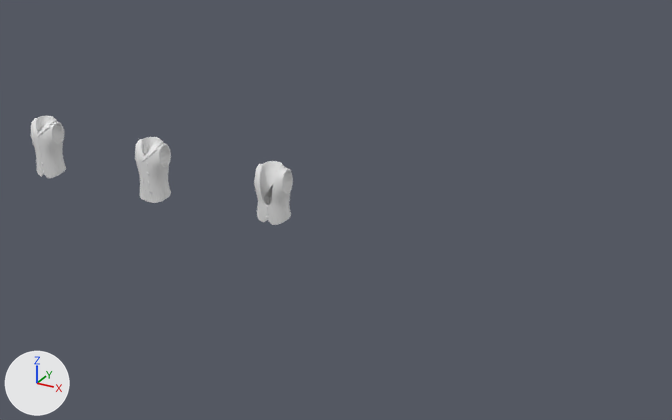
Renders of the Blender file Attires/Attires_Layerwear1/Attires_Layerwear1_ALL.blend from each side of a commit.
One viewpoint serves both versions: a 50 mm lens placed at (7.64, -7.15, 4.77), pointed at (3.61, 0.17, 1.11). Lighting does not change. The marker at lower left points along +X, +Y and +Z. The picture after the commit comes second.

Names of what the first picture shows: 'Attire_Layerwear1_VestDoublebreasted', 'Attire_Layerwear1_VestSinglebreasted', 'Attire_Layerwear1_VestTailcoat'.
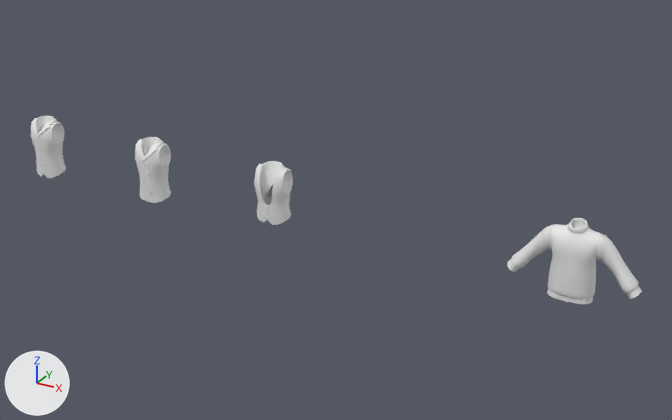
Edits to the bpy script that builds the scene:
```text
Add me_attire_layerwear1_sweaterbig_sleeves:
    me_attire_layerwear1_sweaterbig_sleeves.from_pydata(...)  # 265 vertices, 252 faces; spans x 0.191..0.577, y -0.077..0.101, z 0.984..1.492
    me_attire_layerwear1_sweaterbig_sleeves.polygons.foreach_set('use_smooth', [True] * 252)
Add me_attire_layerwear1_sweaterbig:
    me_attire_layerwear1_sweaterbig.from_pydata(...)  # 730 vertices, 742 faces; spans x -0.207..0.207, y -0.129..0.131, z 0.87..1.572
    me_attire_layerwear1_sweaterbig.polygons.foreach_set('use_smooth', [True] * 742)
Add ob_attire_layerwear1_sweaterbig_sleeves:
    ob_attire_layerwear1_sweaterbig_sleeves = bpy.data.objects.new('Attire_Layerwear1_SweaterBig_Sleeves', me_attire_layerwear1_sweaterbig_sleeves)
    ob_attire_layerwear1_sweaterbig_sleeves.location = (6.0, 0.0, 0.0)
    _m = ob_attire_layerwear1_sweaterbig_sleeves.modifiers.new('Mirror', 'MIRROR')
    _m.use_clip = True
Add ob_attire_layerwear1_sweaterbig:
    ob_attire_layerwear1_sweaterbig = bpy.data.objects.new('Attire_Layerwear1_SweaterBig', me_attire_layerwear1_sweaterbig)
    ob_attire_layerwear1_sweaterbig.location = (6.0, 0.0, 0.0)
```

What differs and where, as boxes (x1, y1, x2, y2) in the pictures (672 x 420 px):
'Attire_Layerwear1_SweaterBig', added: after (547, 218, 603, 304)
'Attire_Layerwear1_SweaterBig_Sleeves', added: after (507, 224, 642, 299)
